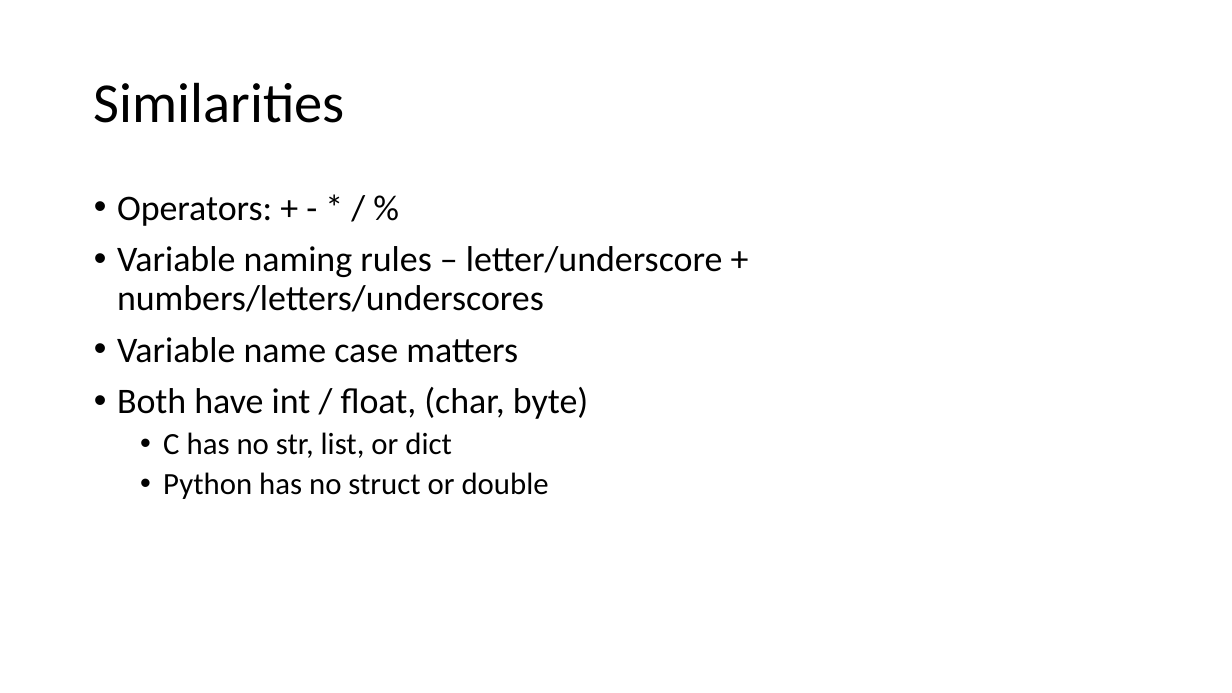
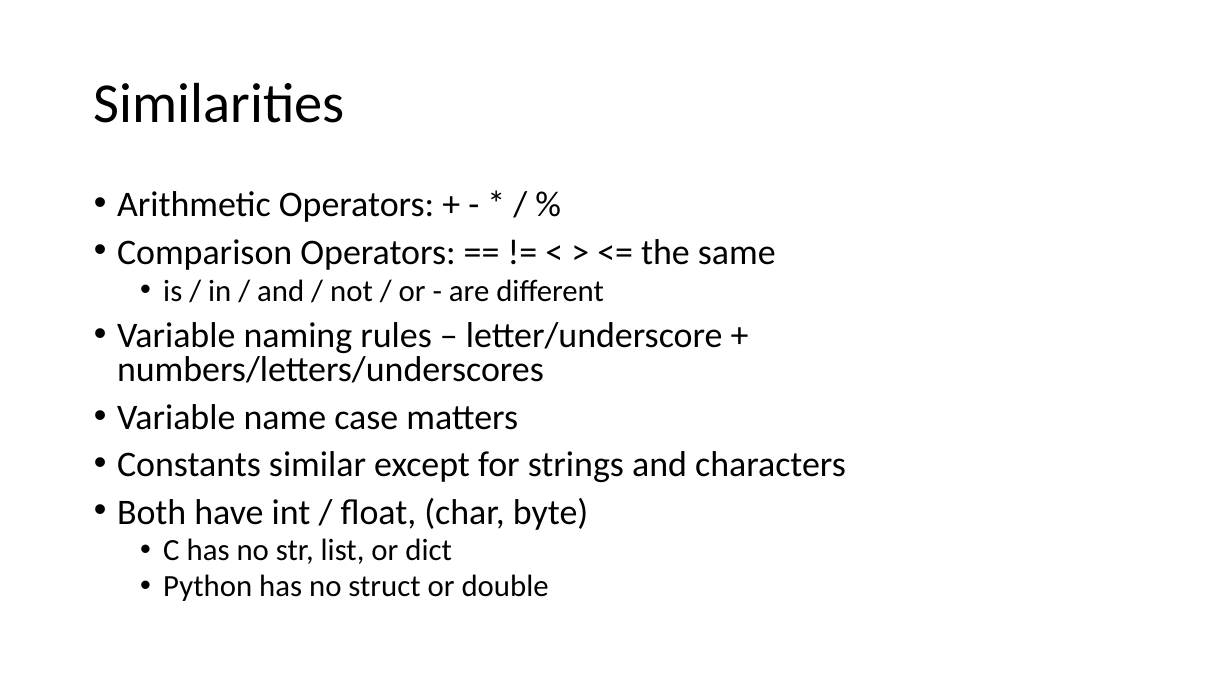
Before and after one commit to csev/cc4e, a slide deck: slide 7 of lectures/CC-02-Python.pptx. Drawn at 1232x693 pixels with LibreOffice and Linux fonts; fonts in the diff are those of the drawing. Boxes give left, top, right and bottom in pixels: in the first picture for what was removed or moved away, otherwise in the second. Text is boxed around its words. In the diff, an @@ line names an element or a change of style, - is before the commit and + after.

Commit message:
Updates

```diff
--- a/lectures/CC-02-Python.pptx
+++ b/lectures/CC-02-Python.pptx
@@ text at (117, 191, 776, 302): text changed @@
-• Operators: + - * / %
+• Arithmetic Operators: + - * / %
+• Comparison Operators: == != < > <= the same
+  • is / in / and / not / or - are different
@@ text at (117, 322, 723, 601): line spacing 0.9 to 0.8 @@
@@ text at (117, 451, 846, 482): paragraph added @@
+• Constants similar except for strings and characters
```
